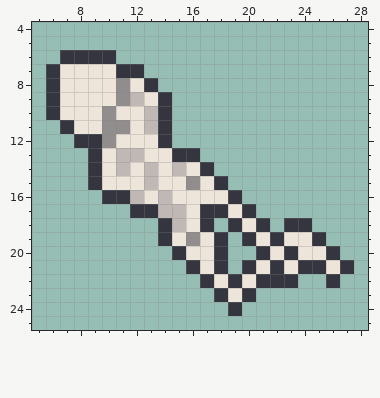
A pixel-art sprite gets an edit: Sprites/Skeleton/skeleton_left_2.png. The first picture shows the starting point.
The file is 32x32 pixels. Shown: x 5..28, y 4..25.
New version:
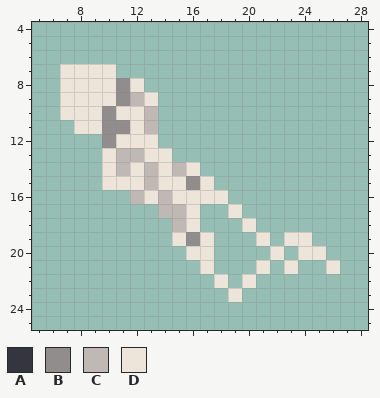
Palette (. is transparent): A #353540  B #918d8d  C #bfb8b4  D #ede4da
Diff:
@@ x 5..28 @@
  5 ........................
- 6 ..AAAA..................
- 7 .ADDDDAA................
- 8 .ADDDDBDA...............
- 9 .ADDDDBCDA..............
-10 .ADDDBDDCA..............
-11 ..ADDBBDCA..............
-12 ...AABDDDA..............
-13 ....ADCCDDAA............
-14 ....ADCDCDCDA...........
-15 ....ADDDCDDBDA..........
-16 .....AACDCDDDDA.........
-17 .......AACCDAADA........
-18 .........ACDA.ADA.AA....
-19 .........ADBDA.ADADDA...
-20 ..........ADDA..ADADDA..
-21 ...........ADA.ADADAADA.
-22 ............ADADAAA..A..
-23 .............ADA........
-24 ..............A.........
+ 6 ........................
+ 7 ..DDDD..................
+ 8 ..DDDDBD................
+ 9 ..DDDDBCD...............
+10 ..DDDBDDC...............
+11 ...DDBBDC...............
+12 .....BDDD...............
+13 .....DCCDD..............
+14 .....DCDCDCD............
+15 .....DDDCDDBD...........
+16 .......CDCDDDD..........
+17 .........CCD..D.........
+18 ..........CD...D........
+19 ..........DBD...D.DD....
+20 ...........DD....D.DD...
+21 ............D...D.D..D..
+22 .............D.D........
+23 ..............D.........
+24 ........................
 25 ........................
